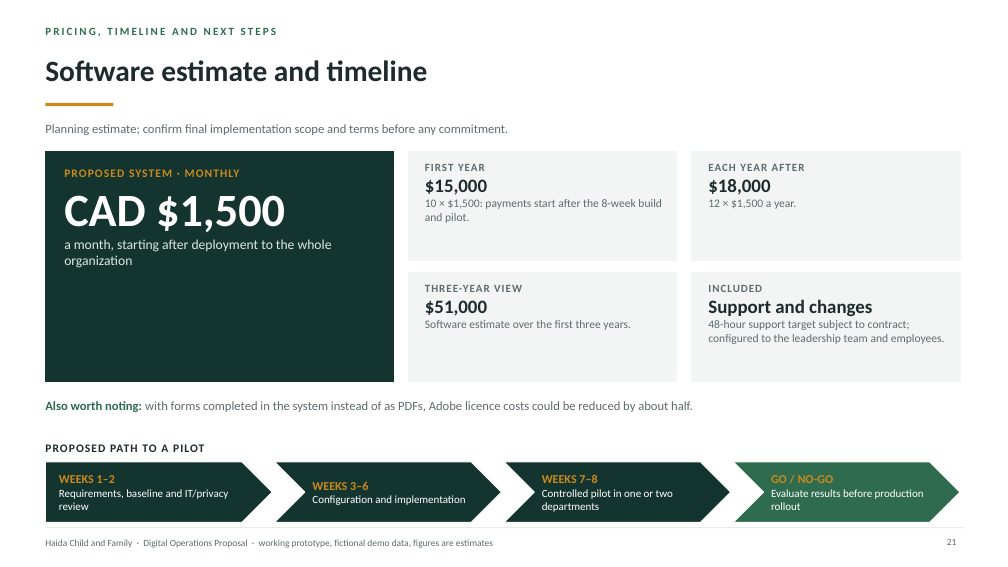
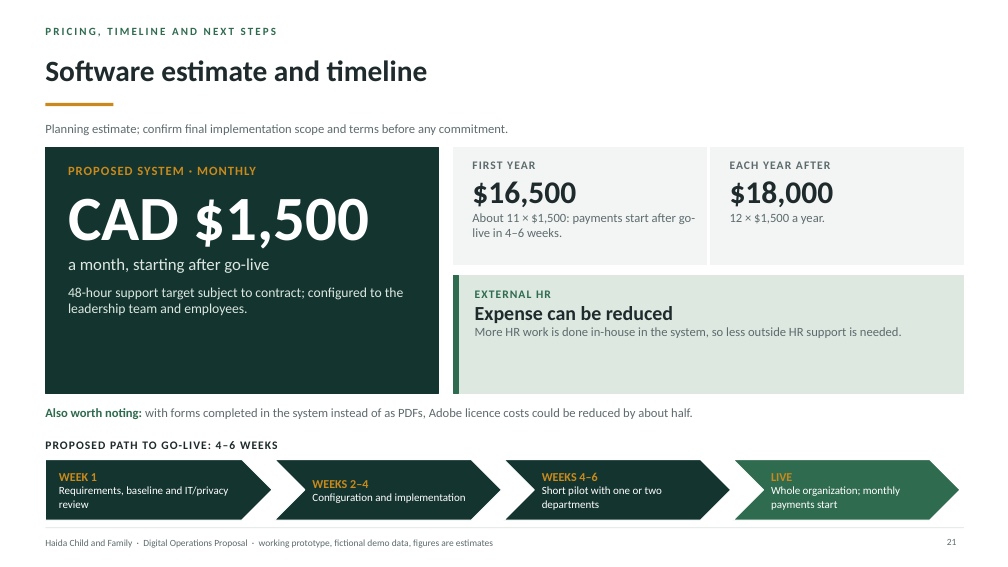
Before and after one commit to AndalibOlee/Portfolio, a slide deck: slide 21 of demo-platform/docs/Haida_Child_and_Family_Executive_Digital_Operations_Proposal.pptx. Drawn at 1008x567 pixels with LibreOffice and Linux fonts; fonts in the diff are those of the drawing. Boxes give left, top, right and bottom in pixels: in the first picture for what was removed or moved away, otherwise in the second. Text is boxed around its words. In the diff, an @@ line names an element or a change of style, - is before the commit and + after.

```diff
--- a/demo-platform/docs/Haida_Child_and_Family_Executive_Digital_Operations_Proposal.pptx
+++ b/demo-platform/docs/Haida_Child_and_Family_Executive_Digital_Operations_Proposal.pptx
@@ rectangle: place and size @@
-rectangle at [45,151,393,382]
+rectangle at [45,147,439,393]
@@ rectangle: place and size @@
-rectangle at [408,151,677,261]
+rectangle at [454,147,707,265]
@@ rectangle: place and size @@
-rectangle at [692,151,960,261]
+rectangle at [711,147,964,265]
@@ text at [68,166,369,248]: size 11 to 12 pt in "PROPOSED SYSTEM · MONTHLY"; size 44 to 60 pt in "CAD $1,500" @@
@@ text at [472,161,535,169]: size 10.5 to 11 pt in "FIRST YEAR" @@
@@ text "FIRST YEAR": place and size @@
-text "FIRST YEAR" at [425,164,662,223]
+text "FIRST YEAR" at [472,161,695,237]
@@ text "EACH YEAR AFTER": place and size @@
-text "EACH YEAR AFTER" at [708,164,805,209]
+text "EACH YEAR AFTER" at [730,161,834,224]
@@ text "EACH YEAR AFTER" at [730,161,834,224]: size 10.5 to 11 pt in "EACH YEAR AFTER"; size 18 to 30 pt in "$18,000"; size 11 to 12 pt in "12 × $1,500 a year." @@
@@ text at [472,181,695,237]: text changed; size 11 to 12 pt @@
-$15,000
-10 × $1,500: payments start after the 8-week build and pilot.
+$16,500
+About 11 × $1,500: payments start after go-live in 4–6 weeks.
@@ text at [68,258,404,315]: text changed @@
-a month, starting after deployment to the whole organization
+a month, starting after go-live
+48-hour support target subject to contract; configured to the leadership team and employees.
@@ text removed at [425,285,631,330] @@
-THREE-YEAR VIEW
-$51,000
-Software estimate over the first three years.
@@ rectangle: place and size @@
-rectangle at [408,272,677,382]
+rectangle at [454,276,964,393]
@@ rectangle at [454,276,964,393]: fill #F2F5F3 to #DCE8E0; outline #F2F5F3 1 pt to #DCE8E0 1 pt @@
@@ rectangle added at [454,276,458,393], fill #2F6B4F, outline #2F6B4F 1 pt @@
@@ text added at [475,290,902,338], 12 pt, text #5E6B6E @@
+EXTERNAL HR
+Expense can be reduced
+More HR work is done in-house in the system, so less outside HR support is needed.
@@ rectangle removed at [692,272,960,382] @@
@@ text removed at [708,285,945,344] @@
-INCLUDED
-Support and changes
-48-hour support target subject to contract; configured to the leadership team and employees.
@@ text "Also worth noting: with forms ...": place and size @@
-text "Also worth noting: with forms ..." at [45,401,693,412]
+text "Also worth noting: with forms ..." at [45,408,693,419]
@@ text at [45,441,278,449]: text changed @@
-PROPOSED PATH TO A PILOT
+PROPOSED PATH TO GO-LIVE: 4–6 WEEKS
@@ text at [59,473,97,481]: text changed @@
-WEEKS 1–2
+WEEK 1
@@ text at [542,472,662,510]: text changed @@
-WEEKS 7–8
-Controlled pilot in one or two departments
+WEEKS 4–6
+Short pilot with one or two departments
@@ text at [771,473,900,510]: text changed @@
-GO / NO-GO
-Evaluate results before production rollout
+LIVE
+Whole organization; monthly payments start
@@ text at [312,480,368,488]: text changed @@
-WEEKS 3–6
+WEEKS 2–4
```
Also in this commit, not shown: 2 other slides changed, 8 other files.
